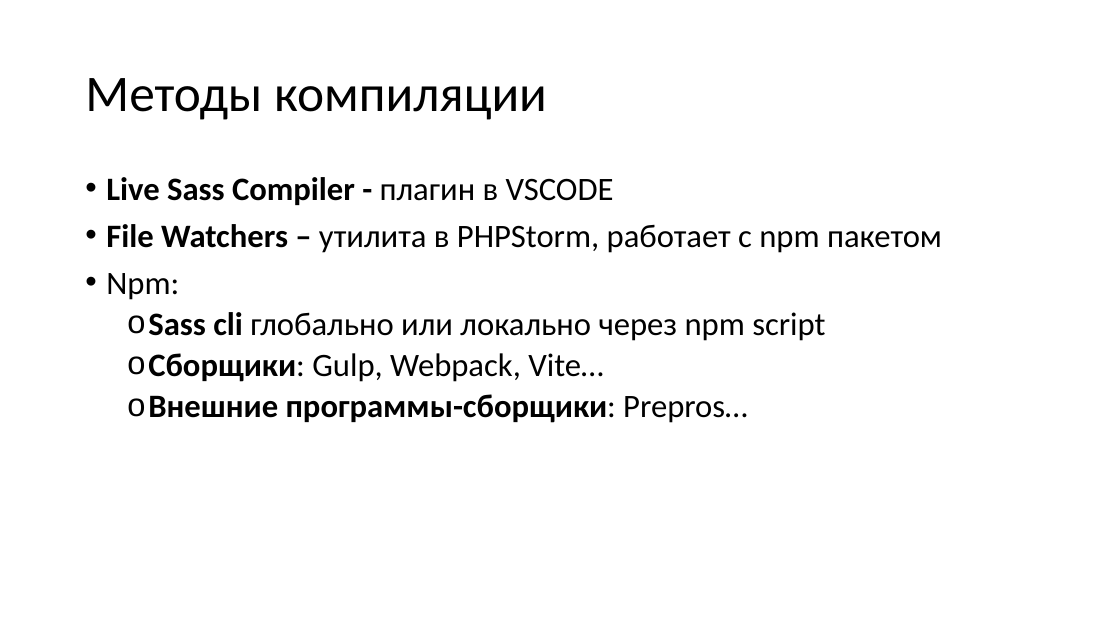
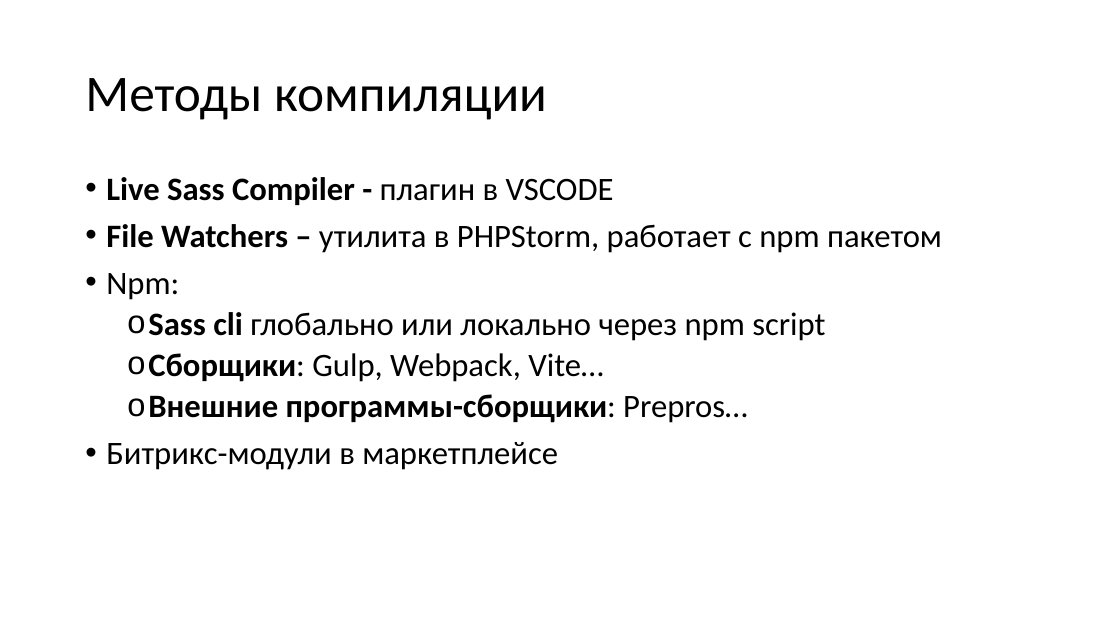
Before and after one commit to TalantRys/scss-study, a slide deck: slide 21 of sass.pptx (slide 15 before the commit). Drawn at 1120x630 pixels with LibreOffice and Linux fonts; fonts in the diff are those of the drawing. Boxes give left, top, right and bottom in pixels: in the first picture for what was removed or moved away, otherwise in the second. Text is boxed around its words. In the diff, an @@ line names an element or a change of style, - is before the commit and + after.

```diff
--- a/sass.pptx
+++ b/sass.pptx
@@ text at (106,442,558,470): paragraph added @@
+• Битрикс-модули в маркетплейсе
```
Also in this commit, not shown: 5 other slides changed, 7 slides added.
